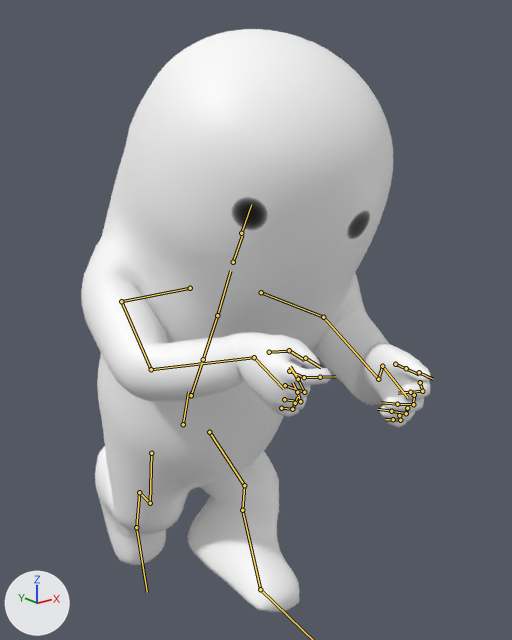
An edit to the FBX model Assets/Meshes/Player/Run.fbx, drawn before and after from the same camera.
One viewpoint serves both versions: a 50 mm lens placed at (-1.076, -1.699, 1.452), pointed at (0.076, -0.258, 0.875). Arrows for +X, +Y and +Z are at lower left; the lights stay in place. Both versions are drawn at frame 9 of the action 'mixamo.com'; the numbers are the values there. The bones that bend it are drawn over the model as lines.

The first picture shows 'CharacterFinal'.
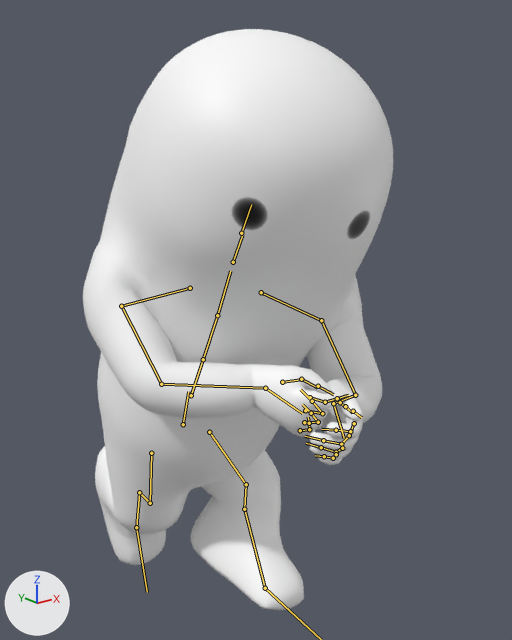
The change in detail:
Bone 'mixamorig:LeftShoulder' (bone_mixamorig_leftshoulder) turns from (7, 0, 10) to (11, 0, 10) degrees about its own x, y and z.
Bone 'mixamorig:LeftArm' (bone_mixamorig_leftarm) turns from (-3, -20, 42) to (11, -18, 43) degrees about its own x, y and z.
Bone 'mixamorig:LeftForeArm' (bone_mixamorig_leftforearm) turns from (40, -18, 48) to (51, 3, 51) degrees about its own x, y and z.
Bone 'mixamorig:LeftHand' (bone_mixamorig_lefthand) turns from (-2, -40, -59) to (3, -52, -48) degrees about its own x, y and z.
Bone 'mixamorig:LeftHandThumb1' (bone_mixamorig_lefthandthumb1) turns from (1, -8, -18) to (-1, -12, -14) degrees about its own x, y and z.
Bone 'mixamorig:RightShoulder' (bone_mixamorig_rightshoulder) turns from (-6, 11, -22) to (-3, 11, -23) degrees about its own x, y and z.
Bone 'mixamorig:RightArm' (bone_mixamorig_rightarm) turns from (20, 14, -66) to (36, 11, -65) degrees about its own x, y and z.
Bone 'mixamorig:RightForeArm' (bone_mixamorig_rightforearm) turns from (26, 7, -30) to (31, -9, -31) degrees about its own x, y and z.
Bone 'mixamorig:RightHand' (bone_mixamorig_righthand) turns from (-14, 49, 38) to (-18, 56, 20) degrees about its own x, y and z.
Bone 'mixamorig:RightHandThumb1' (bone_mixamorig_righthandthumb1) turns from (30, -3, 14) to (28, 0, 18) degrees about its own x, y and z.
Bone 'mixamorig:LeftUpLeg' (bone_mixamorig_leftupleg) turns from (60, -8, -4) to (61, -10, -4) degrees about its own x, y and z.

Where the change shows, as pixel boxes [x1, y1, x2, y2] in the pictures (512 x 640 px):
'CharacterFinal', posed (11% narrower)
    before: [81, 29, 431, 612]
    after: [83, 29, 393, 610]
bone 'mixamorig:LeftShoulder', root to tip
    before: (261, 292) to (323, 317)
    after: (261, 292) to (321, 320)
bone 'mixamorig:LeftArm', root to tip
    before: (323, 317) to (378, 379)
    after: (321, 320) to (355, 395)
bone 'mixamorig:LeftForeArm', root to tip
    before: (378, 379) to (382, 366)
    after: (355, 395) to (333, 403)
bone 'mixamorig:LeftHand', root to tip
    before: (382, 366) to (408, 398)
    after: (333, 403) to (344, 438)
bone 'mixamorig:LeftHandThumb1', root to tip
    before: (395, 364) to (405, 368)
    after: (340, 402) to (345, 407)
bone 'mixamorig:RightShoulder', root to tip
    before: (190, 288) to (121, 301)
    after: (190, 288) to (121, 306)
bone 'mixamorig:RightArm', root to tip
    before: (121, 301) to (151, 369)
    after: (121, 306) to (161, 384)
bone 'mixamorig:RightForeArm', root to tip
    before: (151, 369) to (254, 357)
    after: (161, 384) to (265, 388)
bone 'mixamorig:RightHand', root to tip
    before: (254, 357) to (283, 388)
    after: (265, 388) to (302, 413)
bone 'mixamorig:RightHandThumb1', root to tip
    before: (269, 352) to (289, 351)
    after: (282, 382) to (301, 379)
bone 'mixamorig:LeftUpLeg', root to tip
    before: (209, 432) to (244, 485)
    after: (209, 432) to (246, 484)
